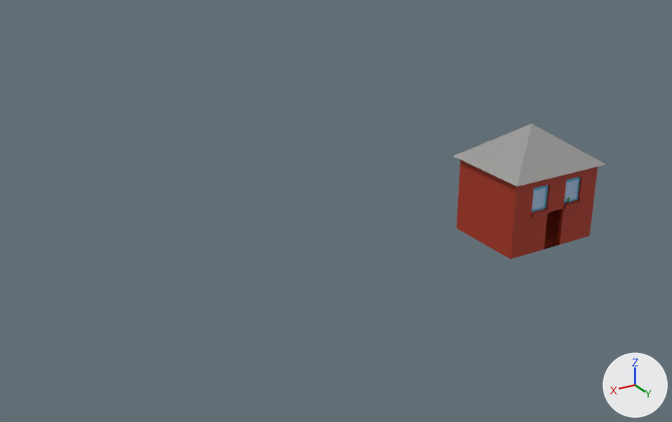
The FBX model Content/blender/Haeuser/haus1.fbx, before and after one commit.
One viewpoint serves both versions: a 50 mm lens placed at (32.7, 35.7, 21.8), pointed at (11.6, 0.7, 4.2). Lighting does not change. The marker at lower right points along +X, +Y and +Z. Vertices at the same position are counted once.

Objects in the first picture: 'dach', 'haus'.
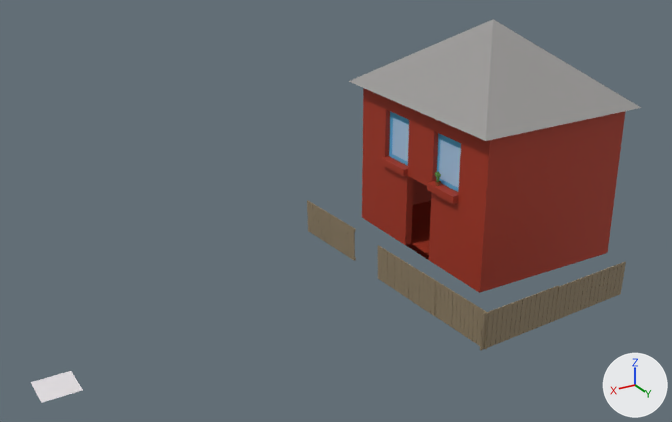
Changed parts and their boxes (x1, y1, x2, y2) in the pictures (672 x 422 px):
'haus', reshaped, moved, rescaled, turned
    before: (457, 160, 598, 259)
    after: (31, 88, 625, 403)
'dach', moved, rescaled, turned
    before: (454, 124, 606, 186)
    after: (349, 20, 641, 141)
'Cube.004', added (brown)
    after: (480, 286, 559, 350)
'Cube.005', added (brown)
    after: (554, 262, 626, 321)
'Cube.002', added (brown)
    after: (378, 245, 436, 316)
'Cube.001', added (brown)
    after: (422, 272, 488, 349)
'Cube', added (brown)
    after: (307, 200, 356, 261)
part 1 of me_cube, added
    after: (31, 371, 83, 403)
part 2 of me_cube, recoloured
    before: (457, 160, 598, 259)
    after: (362, 88, 625, 293)

The change, as a diff of the scene's bpy script:
```diff
--- a/Content/blender/Haeuser/haus1.fbx.py
+++ b/Content/blender/Haeuser/haus1.fbx.py
@@ mat_wand1ov @@
+mat_wand1ov = principled_material('wand1oV')
+mat_wand1ov.texture = img_wall_450106_1280_jpg
+mat_wand1ov.roughness = 0.69
@@ mat_tuer1ov @@
+mat_tuer1ov = bpy.data.materials.new('tuer1oV')
+# uses the picture img_the_door_1908710_1280_png
@@ me_cube @@
 # used by ob_haus; location = (-0.38, 0.73, 2.45); rotation_euler = (0.0, 0.0, 1.571), in degrees (0, 0, 90); scale = (2.28, 2.82, 2.12)
 # verts and faces of me_cube; kept vertices keep their numbers, new ones are numbered from 360
-me_cube.from_pydata(...)  # 360 vertices, 358 faces; spans x -1.0..1.07, y -1.0..1.0, z -1.0..1.0
+me_cube.from_pydata(...)  # 364 vertices, 359 faces; spans x -1.0..5.54, y -1.0..1.0, z -1.99..1.0
+# me_cube part 1
+verts[360] = (5.08, -0.82, -1.99)  # pixel (71, 370)
+verts[361] = (5.54, -0.82, -1.99)  # pixel (30, 382)
+verts[362] = (5.08, -0.45, -1.99)  # pixel (83, 390)
+verts[363] = (5.54, -0.45, -1.99)  # pixel (41, 402)
+faces += [(360, 361, 363, 362)]  # mat_material1ov (white #e7e3e6)
+# me_cube part 2: 307 faces spanning x -1.0..1.07, y -1.0..1.0, z -1.0..1.0 switch from mat_wand to mat_wand1ov (picture img_wall_450106_1280_jpg)
 me_cube.materials.append(mat_fenster)
-me_cube.materials.append(mat_tuer)
 me_cube.materials.append(mat_rahmen)
+me_cube.materials.append(mat_material1ov)  # white #e7e3e6
+me_cube.materials.append(mat_tuer1ov)
@@ ob_haus @@
 ob_haus = bpy.data.objects.new('haus', me_cube)
-ob_haus.location = (-0.38, 0.73, 2.45)
-ob_haus.rotation_euler = (0.0, 0.0, 1.571)  # degrees (0, 0, 90)
-ob_haus.scale = (2.28, 2.82, 2.12)
+ob_haus.location = (1.46, -0.7, 4.09)
+ob_haus.scale = (4.35, 5.38, 4.03)
@@ ob_dach @@
 ob_dach = bpy.data.objects.new('dach', me_cube_001)
-ob_dach.location = (-0.36, 0.75, 5.6)
-ob_dach.rotation_euler = (0.0, 0.0, 1.571)  # degrees (0, 0, 90)
-ob_dach.scale = (2.61, 3.08, 1.02)
+ob_dach.location = (1.48, -0.74, 10.09)
+ob_dach.scale = (4.97, 5.87, 1.95)
@@ ob_cube_004 @@
+ob_cube_004 = bpy.data.objects.new('Cube.004', me_cube_008)  # 208 vertices, 172 faces; spans x -11.33..3.19, y -3.84..1.0, z -1.0..1.04; in mat_material_015 (picture img_boards_2149249_1280_jpg)
+ob_cube_004.location = (5.58, 8.68, 0.97)
+ob_cube_004.rotation_euler = (3.112, 0.00195, 0.0569)  # degrees (178, 0.1, 3.3)
+ob_cube_004.scale = (-0.315, -0.0173, -0.918)
@@ ob_cube_002 @@
+ob_cube_002 = bpy.data.objects.new('Cube.002', me_cube_006)  # 208 vertices, 172 faces; spans x -11.33..3.19, y -3.84..1.0, z -1.0..1.04; in mat_material_013 (picture img_boards_2149249_1280_jpg)
+ob_cube_002.location = (9.16, 4.42, 0.99)
+ob_cube_002.rotation_euler = (3.112, 0.00195, -1.538)  # degrees (178, 0.1, -88)
+ob_cube_002.scale = (-0.315, -0.0173, -0.918)
@@ ob_cube_005 @@
+ob_cube_005 = bpy.data.objects.new('Cube.005', me_cube_009)  # 208 vertices, 172 faces; spans x -11.33..3.19, y -3.84..1.0, z -1.0..1.04; in mat_material_011 (picture img_boards_2149249_1280_jpg)
+ob_cube_005.location = (1.04, 8.44, 0.97)
+ob_cube_005.rotation_euler = (3.112, 0.00195, 0.0569)  # degrees (178, 0.1, 3.3)
+ob_cube_005.scale = (-0.315, -0.0173, -0.879)
@@ ob_cube @@
+ob_cube = bpy.data.objects.new('Cube', me_cube_003)  # 208 vertices, 172 faces; spans x -11.33..3.19, y -3.84..1.0, z -1.0..1.04; in mat_material_012 (picture img_boards_2149249_1280_jpg)
+ob_cube.location = (9.27, -2.45, 0.99)
+ob_cube.rotation_euler = (3.122, 0.00145, -1.523)  # degrees (179, 0.1, -87)
+ob_cube.scale = (-0.315, -0.0173, -0.918)
@@ ob_cube_001 @@
+ob_cube_001 = bpy.data.objects.new('Cube.001', me_cube_005)  # 208 vertices, 172 faces; spans x -11.33..3.19, y -3.84..1.0, z -1.0..1.04; in mat_material_014 (picture img_boards_2149249_1280_jpg)
+ob_cube_001.location = (9.02, 7.95, 1.0)
+ob_cube_001.rotation_euler = (3.112, 0.00195, -1.538)  # degrees (178, 0.1, -88)
+ob_cube_001.scale = (-0.315, -0.0173, -0.918)
```
